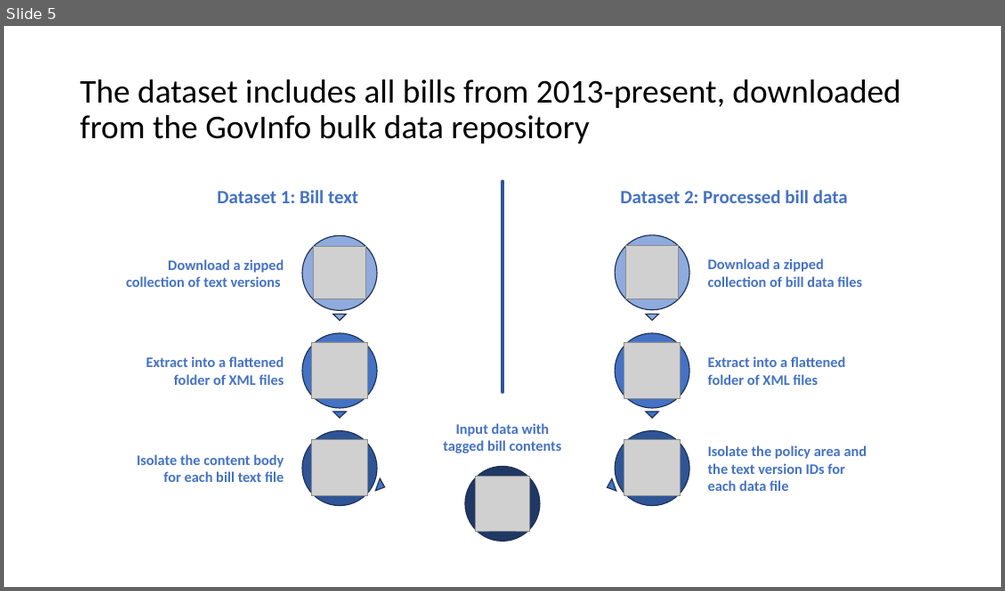
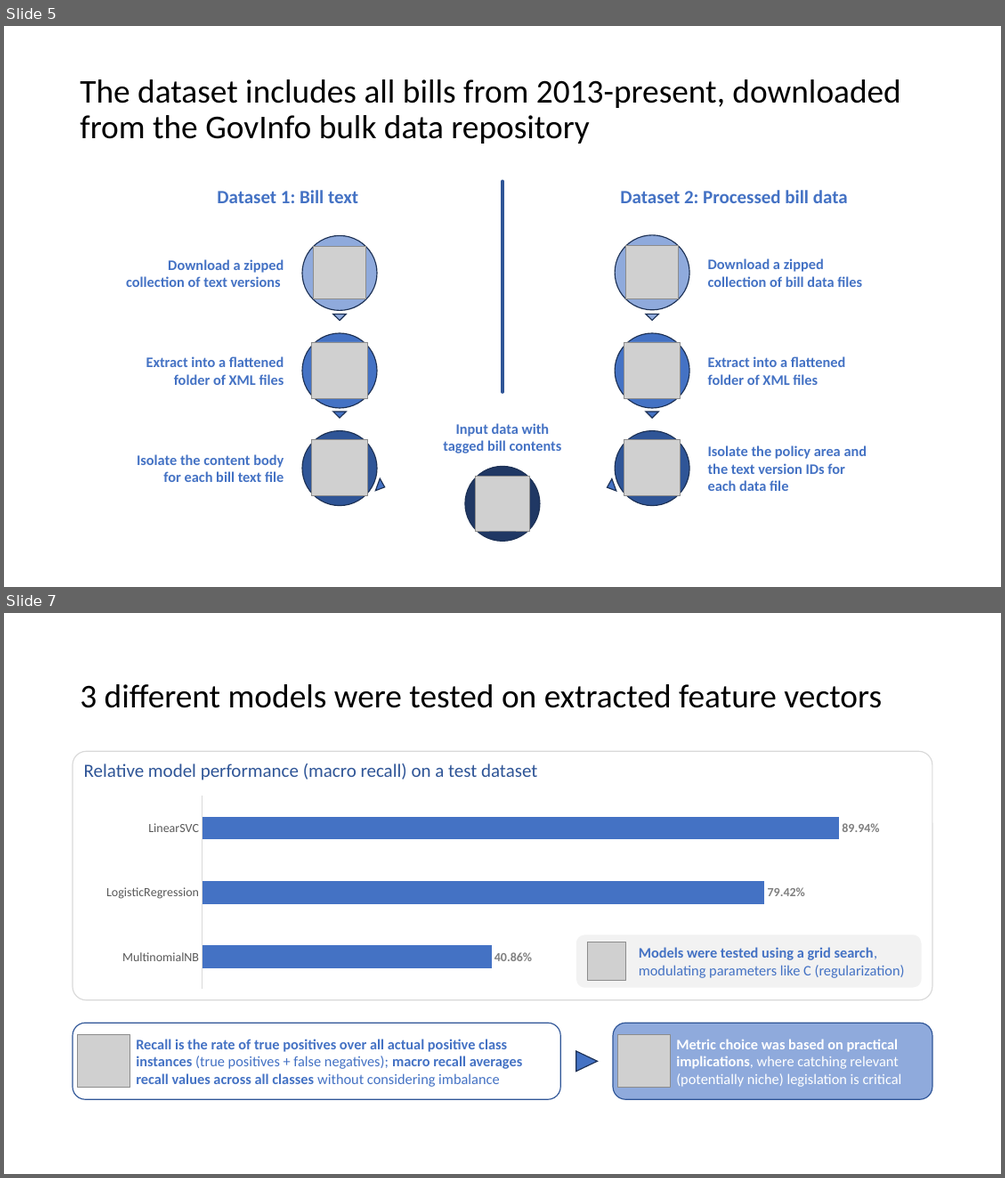
Before and after one commit to jbugli-NJ/FinalProject-Group3, a slide deck: Final-Group-Presentation/Final-Group-Presentation.pptx. Shown one above the other, each under a label of ours: slide 5 before the commit, slides 5 and 7 after it; the slides between them are not shown. The pictures are 1005x591 and 1005x1178 pixels, drawn with LibreOffice and Linux fonts; fonts in the diff are those of the drawing; grey boxes stand for pictures. Boxes give left, top, right and bottom in pixels: in the first picture for what was removed or moved away, otherwise in the second. Text is boxed around its words. In the diff, an @@ line names an element or a change of style, - is before the commit and + after.

Commit message:
Updating to include experiment results across models

```diff
--- a/Final-Group-Presentation/Final-Group-Presentation.pptx
+++ b/Final-Group-Presentation/Final-Group-Presentation.pptx
@@ slide 7 added at box(4, 613, 1001, 1174), background #FFFFFF @@
@@ title added at box(80, 684, 882, 708), 32 pt, text #000000 @@
+3 different models were tested on extracted feature vectors
@@ rounded rectangle added at box(73, 751, 933, 1000), outline #D9D9D9 1 pt, 18 pt, text #2F5597 @@
+Relative model performance (macro recall) on a test dataset
@@ bar chart added at box(90, 792, 928, 993) @@
+categories: MultinomialNB, LogisticRegression, LinearSVC
+Series 1: 0.4086, 0.7942, 0.8994
@@ rounded rectangle added at box(576, 934, 922, 988), fill #F2F2F2, 14 pt, text #4472C4 @@
+Models were tested using a grid search, modulating parameters like C (regularization)
@@ picture added at box(588, 941, 626, 981) @@
@@ rounded rectangle added at box(73, 1022, 561, 1099), outline #2F5597 1 pt, 14 pt, text #4472C4, bold @@
+Recall is the rate of true positives over all actual positive class instances (true positives + false negatives); macro recall averages recall values across all classes without considering imbalance
@@ picture added at box(77, 1035, 130, 1088) @@
@@ rounded rectangle added at box(613, 1022, 932, 1099), fill #8FAADC, outline #2F5597 1 pt, 14 pt, text #FFFFFF @@
+Metric choice was based on practical implications, where catching relevant (potentially niche) legislation is critical
@@ picture added at box(618, 1035, 671, 1088) @@
@@ triangle added at box(576, 1051, 598, 1071), fill #4472C4, outline #1E3256 1 pt @@
```
Also in this commit, not shown: 1 slide changed.
